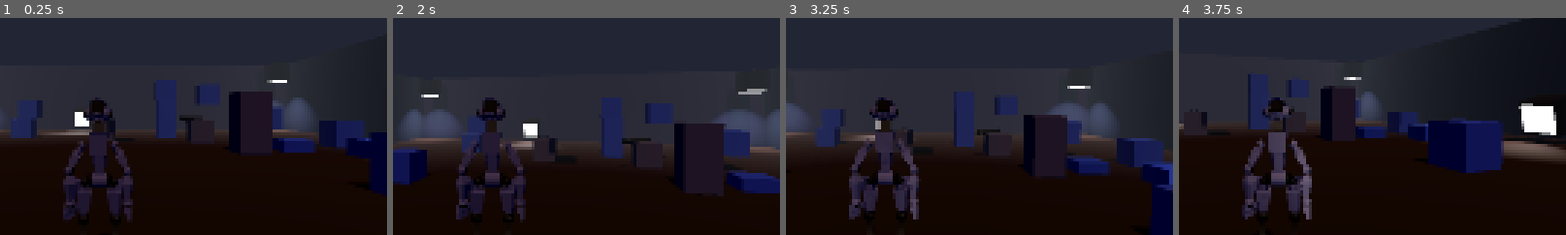
Above: before the commit, frames 1-4 (left to right).
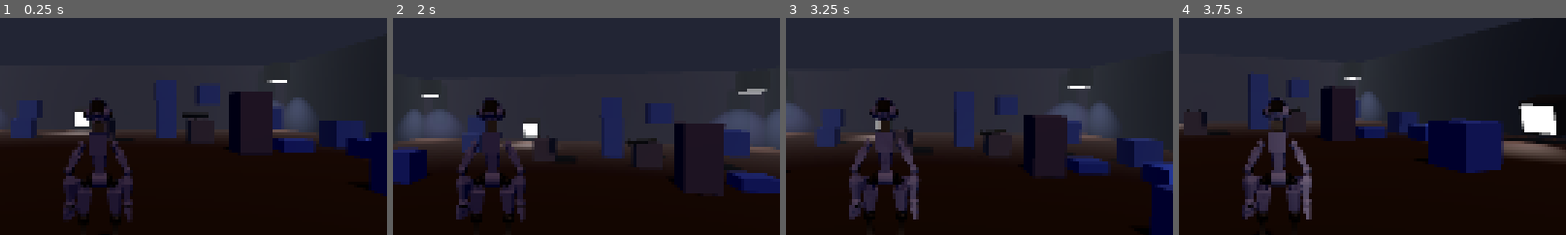
Above: after the commit, the same moments.

Repository: JasonCase/mech_test
Game: Godot game, scene res://level_1.tscn
Two runs of this game, one before a commit and one after it. Both use one fixed random seed, a clock stepped at 60 frames per second and the inputs below.
Inputs (mouse positions are % of the whole screen's width and height, from its top left):
- Up to frame 1 (0.25 s): no input
- Up to frame 2 (2 s): tap Enter (ui_accept) at 0.5, 0.77, 1.52 s; move the mouse to (55, 50) at 0.52 s; tap A (A) at 0.6 s; tap D (D) at 0.8, 1.35 s; move the mouse to (45, 50) at 1.27 s; tap S (S) at 1.55 s
- Up to frame 3 (3.25 s): move the mouse to (52, 48) at 2.02 s; tap S (S) at 2.1 s; tap A (A) at 2.3, 2.85 s; tap Enter (ui_accept) at 2.75, 3.02 s; move the mouse to (49, 52) at 2.77 s; tap D (D) at 3.05 s
- Up to frame 4 (3.75 s): move the mouse to (57, 51) at 3.52 s; hold Ctrl (Ctrl) from 3.53 s (still down)
The pictures show only the part of the screen within x 34-84%, y 29-78%; the shares and areas given below are measured in that part.

The runs differ from the first frame. In frame 1, 0.1% of the frame differs, in the area x 46-54%, y 44-48%; in frame 2, 0.1%; in frame 3, less than 0.1%; in frame 4, less than 0.1%.

Commit message:
adds explosions, adds hit_reciever comp.

Diff:
--- a/LightBlock.tscn
+++ b/LightBlock.tscn
@@ -1,6 +1,7 @@
-[gd_scene load_steps=7 format=3 uid="uid://dtueygcbgysdf"]
+[gd_scene load_steps=8 format=3 uid="uid://dtueygcbgysdf"]
 
 [ext_resource type="Script" uid="uid://bidyyobjqjtq0" path="res://light_body.gd" id="1_28eko"]
+[ext_resource type="PackedScene" uid="uid://s2draaqyfxll" path="res://hit_reciever.tscn" id="2_li50n"]
 
 [sub_resource type="BoxShape3D" id="BoxShape3D_howl6"]
 
@@ -38,6 +39,8 @@
 light_energy = 3.101
 shadow_enabled = true
 
+[node name="HitReciever" parent="LightBody" instance=ExtResource("2_li50n")]
+
 [node name="LightFixture" type="StaticBody3D" parent="."]
 transform = Transform3D(1.2, 0, 0, 0, 1.2, 0, 0, 0, 1.2, 0, 0.2, 0)
 collision_layer = 2
--- a/basic_hit_logic_test.gd
+++ b/basic_hit_logic_test.gd
@@ -1,5 +1 @@
 extends RigidBody3D
-
-func get_hit(n,p,f):
-	p = to_local(p)
-	apply_impulse(n*f,p)
--- a/bullet.tscn
+++ b/bullet.tscn
@@ -12,7 +12,6 @@
 transform = Transform3D(-1, 0, -8.74228e-08, 0, 1, 0, 8.74228e-08, 0, -1, 0, 0, 0)
 script = ExtResource("2_v8qja")
 spd = 200
-force = 50.0
 
 [node name="MeshInstance3D" parent="." index="0"]
 mesh = SubResource("BoxMesh_v8qja")
--- /dev/null
+++ b/debug_marker.tscn
@@ -0,0 +1,12 @@
+[gd_scene load_steps=3 format=3 uid="uid://kio4bfgqyeiu"]
+
+[sub_resource type="StandardMaterial3D" id="StandardMaterial3D_s6u11"]
+albedo_color = Color(1, 0, 1, 1)
+
+[sub_resource type="SphereMesh" id="SphereMesh_582yx"]
+material = SubResource("StandardMaterial3D_s6u11")
+radius = 0.1
+height = 0.2
+
+[node name="DebugMarker" type="MeshInstance3D"]
+mesh = SubResource("SphereMesh_582yx")
--- /dev/null
+++ b/explosion.gd
@@ -0,0 +1,66 @@
+extends Node3D
+
+@export var debug_scene = preload("res://debug_marker.tscn")
+@export var explosion_radius: float = 10
+@export var force: float = 10
+@export var ray_count: int = 2500
+
+
+#@onready var coords: Array = generate_coordinates(ray_count)
+
+func generate_coordinates(count: int) -> Array:
+	var coordinates: Array = []
+	for i in count:
+		var phi: float = randf_range(0.0,TAU)
+		var theta: float = randf_range(0.0,PI)
+
+		var x: float = sin(theta) * cos(phi)
+		var y: float = cos(theta)
+		var z: float = sin(theta) * sin(phi)
+
+		coordinates.append(Vector3(x,y,z))
+
+	return coordinates
+
+func process_rays(coordinates: Array) -> Array:
+	var collisions: Array = []
+	var space: PhysicsDirectSpaceState3D = get_world_3d().direct_space_state
+	for coord in coordinates:
+		var query = PhysicsRayQueryParameters3D.create(position,coord * explosion_radius)
+		var collision = space.intersect_ray(query)
+
+		if len(collision) != 0:
+			var hit_data: Dictionary = {
+				"collider": collision.collider,
+				"position": collision.position,
+				"normal": collision.normal,
+				"direction": coord
+			}
+
+			collisions.append(hit_data)
+
+	return collisions
+
+
+func draw_debug(collisions: Array) -> void:
+	for collision in collisions:
+		var debug_hit = debug_scene.instantiate()
+		add_child(debug_hit)
+		debug_hit.global_position = collision.position
+
+func generate_impulse(collisions: Array) -> void:
+	for collision in collisions:
+		var collider: Object = collision.collider
+		var direction: Vector3 = collision.direction
+		var pos: Vector3 = collision.position
+
+		if collider is RigidBody3D:
+			collider.apply_impulse(direction * force, pos)
+
+
+func _ready() -> void:
+	var coords: Array = generate_coordinates(ray_count)
+	var collisions: Array = process_rays(coords)
+	generate_impulse(collisions)
+	draw_debug(collisions)
+	queue_free()
--- /dev/null
+++ b/explosion.tscn
@@ -0,0 +1,12 @@
+[gd_scene load_steps=3 format=3 uid="uid://cdhdlp2l7e3us"]
+
+[ext_resource type="Script" uid="uid://dvqxqnn66mkat" path="res://explosion.gd" id="1_q7epf"]
+
+[sub_resource type="SphereMesh" id="SphereMesh_q7epf"]
+
+[node name="Explosion" type="Node3D"]
+script = ExtResource("1_q7epf")
+
+[node name="MeshInstance3D" type="MeshInstance3D" parent="."]
+transform = Transform3D(0.5, 0, 0, 0, 0.5, 0, 0, 0, 0.5, 0, 0, 0)
+mesh = SubResource("SphereMesh_q7epf")
--- a/gun.gd
+++ b/gun.gd
@@ -27,10 +27,6 @@
 
 func is_equipped() -> bool:
 	return true if get_parent() is Marker3D else false
-
-func get_hit(n: Vector3,p: Vector3, f: float) -> void:
-	p = to_local(p)
-	apply_impulse(n*f,p)
 
 func interact(interacting: bool,player_node: Player) -> void:
 	if interacting:
--- a/gun.tscn
+++ b/gun.tscn
@@ -1,6 +1,7 @@
-[gd_scene load_steps=3 format=3 uid="uid://uqok0sy61y73"]
+[gd_scene load_steps=4 format=3 uid="uid://uqok0sy61y73"]
 
 [ext_resource type="Script" uid="uid://cs676lhctxan2" path="res://gun.gd" id="1_vk1bi"]
+[ext_resource type="PackedScene" uid="uid://s2draaqyfxll" path="res://hit_reciever.tscn" id="2_dk5gl"]
 
 [sub_resource type="BoxShape3D" id="BoxShape3D_vk1bi"]
 size = Vector3(0.1, 0.1, 0.1)
@@ -8,6 +9,7 @@
 [node name="Gun" type="RigidBody3D"]
 collision_layer = 4
 collision_mask = 6
+mass = 4.0
 script = ExtResource("1_vk1bi")
 RATE = 500.0
 
@@ -24,3 +26,5 @@
 
 [node name="Muzzle" type="Marker3D" parent="MeshInstance3D"]
 transform = Transform3D(-4.37114e-09, 0, 0.1, 0, 0.1, 0, -0.1, 0, -4.37114e-09, 0, 0, 0)
+
+[node name="HitReciever" parent="." instance=ExtResource("2_dk5gl")]
--- /dev/null
+++ b/hit_reciever.gd
@@ -0,0 +1,9 @@
+extends Node3D
+
+func take_hit(n: Vector3,p: Vector3, f: float) -> void:
+	if get_parent().has_method("get_hit"):
+		get_parent().get_hit(n,p,f)
+	else:
+		if get_parent() is RigidBody3D:
+			p = to_local(p)
+			get_parent().apply_impulse(n*f,p)
--- /dev/null
+++ b/hit_reciever.tscn
@@ -0,0 +1,6 @@
+[gd_scene load_steps=2 format=3 uid="uid://s2draaqyfxll"]
+
+[ext_resource type="Script" uid="uid://4n1vy0b3q5cg" path="res://hit_reciever.gd" id="1_qoajn"]
+
+[node name="HitReciever" type="Node3D"]
+script = ExtResource("1_qoajn")
--- a/level_1.tscn
+++ b/level_1.tscn
@@ -150,15 +150,18 @@
 [node name="Guns" type="Node3D" parent="."]
 transform = Transform3D(1, 0, 0, 0, 1, 0, 0, 0, 1, 2.9, 1.5, 10.5)
 
-[node name="M4" parent="." instance=ExtResource("9_5rr72")]
-transform = Transform3D(1, 0, 0, 0, 1, 0, 0, 0, 1, 0.8, 1.2, 4.7)
-RATE = 950.0
+[node name="M4" parent="Guns" instance=ExtResource("9_5rr72")]
+transform = Transform3D(1, 0, 0, 0, 1, 0, 0, 0, 1, -2.20567, 0, -5.80598)
+mass = 1.0
+RATE = 900.0
 
-[node name="AK" parent="." instance=ExtResource("5_gyffv")]
-transform = Transform3D(1, 0, 0, 0, 1, 0, 0, 0, 1, 1.1, 1.2, 4.7)
+[node name="AK" parent="Guns" instance=ExtResource("5_gyffv")]
+transform = Transform3D(1, 0, 0, 0, 1, 0, 0, 0, 1, -1.70827, 0, -5.98536)
+mass = 1.0
 RATE = 600.0
 
-[node name="Launcher" parent="." instance=ExtResource("11_1pe0h")]
-transform = Transform3D(0.707107, 0, -0.707107, 0, 1, 0, 0.707107, 0, 0.707107, -3.4, 1.1, 3.8)
+[node name="Launcher" parent="Guns" instance=ExtResource("11_1pe0h")]
+transform = Transform3D(0.669131, 0, -0.743145, 0, 1, 0, 0.743145, 0, 0.669131, -6.43376, -0.15127, -7.13367)
+mass = 1.0
 
 [connection signal="fired" from="Player" to="." method="_on_player_fired"]
--- a/project.godot
+++ b/project.godot
@@ -15,6 +15,14 @@
 config/features=PackedStringArray("4.4", "Forward Plus")
 boot_splash/show_image=false
 config/icon="res://icon.svg"
+
+[display]
+
+window/size/mode=2
+
+[filesystem]
+
+import/blender/enabled=false
 
 [input]
 
--- a/projectile.gd
+++ b/projectile.gd
@@ -23,13 +23,15 @@
 
 	position = col_p
 	if hit_object:
-		if hit_object.has_method("get_hit"):
-			on_hit(hit_object,col_p,col_n,force)
+		var HitReciever: Node3D = hit_object.get_node_or_null("HitReciever")
+		if HitReciever:
+			HitReciever.take_hit(-transform.basis.z.normalized(),col_p,force)
 
+	on_hit(hit_object,col_p,col_n)
 	queue_free()
 
-func on_hit(hit_object,col_p,col_n,force) -> void:
-	hit_object.get_hit(-transform.basis.z.normalized(),col_p,force)
+func on_hit(hit_object,col_p,col_n) -> void:
+	#hit_object.get_hit(-transform.basis.z.normalized(),col_p,force)
 	if spawns_decal:
 		spawn_decal(hit_object,col_p,col_n)
 
--- a/rigid_box.tscn
+++ b/rigid_box.tscn
@@ -1,6 +1,6 @@
 [gd_scene load_steps=5 format=3 uid="uid://bcebas2fk6gpl"]
 
-[ext_resource type="Script" uid="uid://gt338n472m4t" path="res://basic_hit_logic_test.gd" id="1_pqpfa"]
+[ext_resource type="PackedScene" uid="uid://s2draaqyfxll" path="res://hit_reciever.tscn" id="1_pqpfa"]
 
 [sub_resource type="BoxShape3D" id="BoxShape3D_t7yxk"]
 
@@ -12,11 +12,12 @@
 [node name="rigid_box" type="RigidBody3D"]
 collision_layer = 2
 collision_mask = 3
-mass = 50.0
-script = ExtResource("1_pqpfa")
+mass = 10.0
 
 [node name="CollisionShape3D" type="CollisionShape3D" parent="."]
 shape = SubResource("BoxShape3D_t7yxk")
 
 [node name="MeshInstance3D" type="MeshInstance3D" parent="CollisionShape3D"]
 mesh = SubResource("BoxMesh_34jcy")
+
+[node name="HitReciever" parent="." instance=ExtResource("1_pqpfa")]
--- a/rocket.gd
+++ b/rocket.gd
@@ -1,6 +1,7 @@
 extends Projectile
 
 @onready var collision_box: Area3D = $Area3D
+@export var explosion_scene: PackedScene = preload("res://explosion.tscn")
 
 var target: Marker3D
 var turn_speed: float = 10
@@ -18,6 +19,11 @@
 
 	ray.target_position.y = ray_length
 
+func on_hit(hit_object,col_p,col_n) -> void:
+	super.on_hit(hit_object,col_p,col_n)
+	var explosion: Node3D = explosion_scene.instantiate()
+	explosion.position = global_position
+	add_child(explosion)
 
 func set_fired_from(from: Node3D):
 	super.set_fired_from(from)
--- a/rocket.tscn
+++ b/rocket.tscn
@@ -1,7 +1,8 @@
-[gd_scene load_steps=6 format=3 uid="uid://8e03rb06co7"]
+[gd_scene load_steps=7 format=3 uid="uid://8e03rb06co7"]
 
 [ext_resource type="PackedScene" uid="uid://b5rtw8khdcfsf" path="res://projectile.tscn" id="1_fj03e"]
 [ext_resource type="Script" uid="uid://cet8hlag77jdm" path="res://rocket.gd" id="2_5gt1y"]
+[ext_resource type="PackedScene" uid="uid://cdhdlp2l7e3us" path="res://explosion.tscn" id="3_r2l15"]
 
 [sub_resource type="CylinderMesh" id="CylinderMesh_5gt1y"]
 
@@ -11,6 +12,7 @@
 
 [node name="Rocket" instance=ExtResource("1_fj03e")]
 script = ExtResource("2_5gt1y")
+explosion_scene = ExtResource("3_r2l15")
 spd = 50
 spawns_decal = false
 force = 1000.0
Not shown, added: explosion.gd.uid
Not shown, added: hit_reciever.gd.uid
